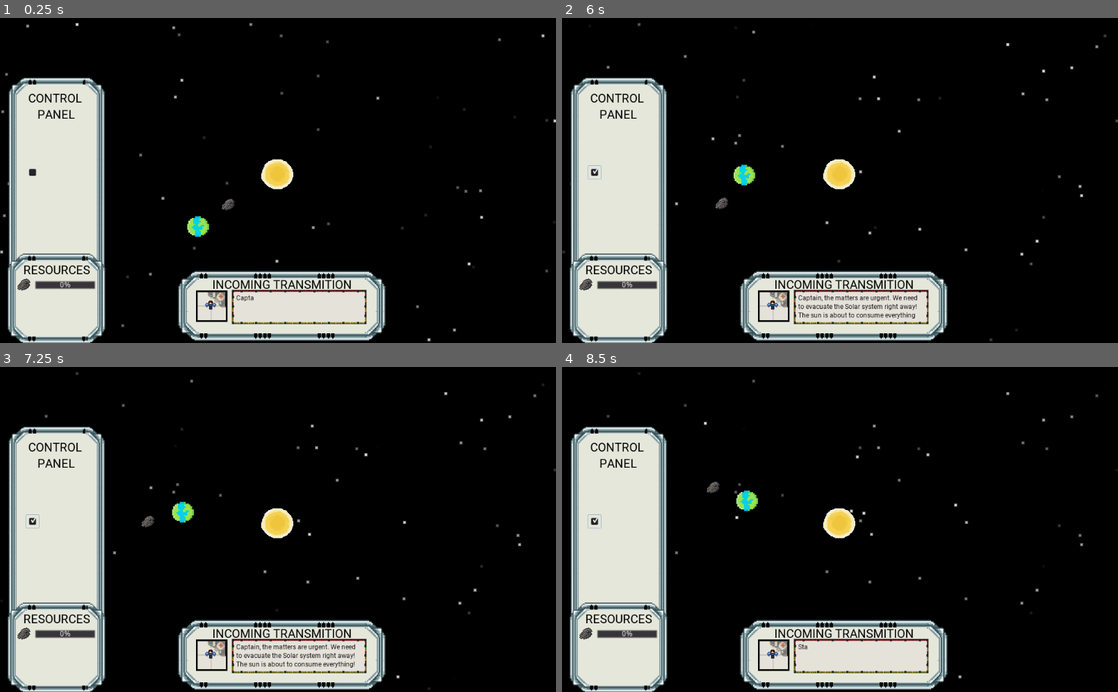
Above: before the commit, frames 1-4 (two rows, left to right).
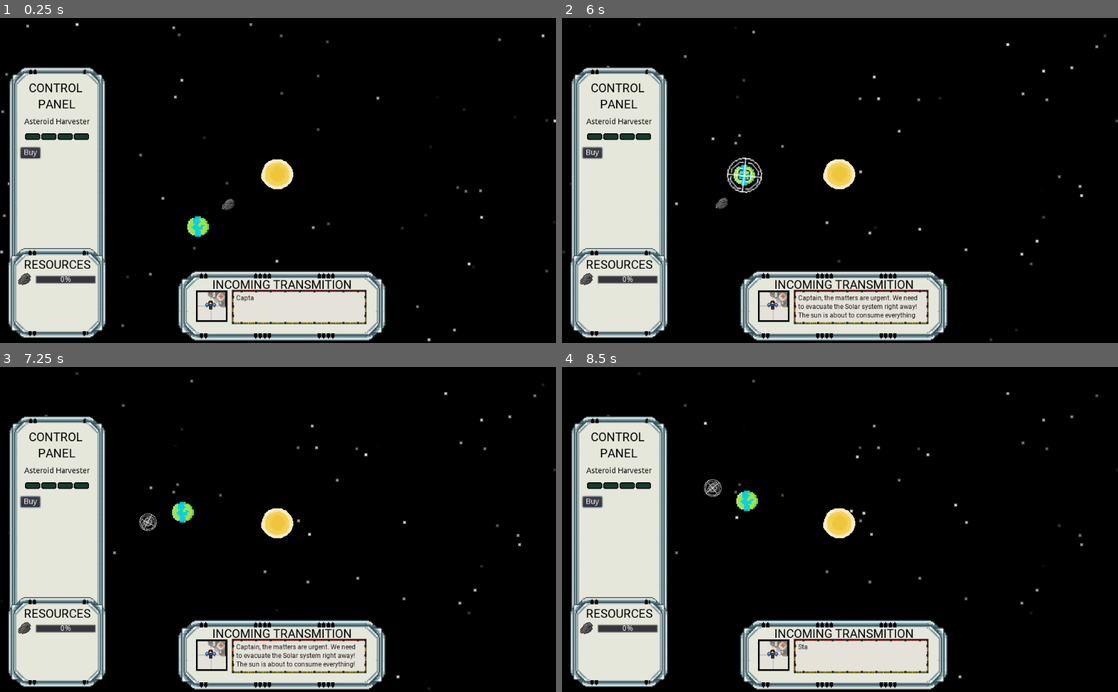
Above: after the commit, the same moments.

Repository: dev-cyprium/EndOfTheUniverse
Game: Godot game, scene res://Scenes/Main.tscn
The game is run twice, just before and just after one commit, with the same random seed, the same clock (stepped at 60 frames per second) and the same inputs.
Inputs (mouse positions are in pixels of both pictures, inside the frame that each line leads up to):
- Up to frame 1 (0.25 s): no input
- Up to frame 2 (6 s): click (595, 170) at 0.52 s; click (589, 151) at 1.25 s, where only the run after the commit has a clickable "Buy"; click (595, 170) at 2.02 s; click (589, 151) at 2.75 s, where only the run after the commit has a clickable "Buy"; click (595, 170) at 3.52 s; click (589, 151) at 4.25 s, where only the run after the commit has a clickable "Buy"; move the mouse to (862, 307) at 5.02 s; click (862, 307) at 5.17 s; move the mouse to (745, 177) at 5.77 s; click (745, 177) at 5.92 s
- Up to frame 3 (7.25 s): move the mouse to (155, 542) at 6.52 s; click (155, 542) at 6.67 s
- Up to frame 4 (8.5 s): move the mouse to (812, 594) at 7.27 s; click (812, 594) at 7.42 s; move the mouse to (1006, 578) at 8.02 s; click (1006, 578) at 8.17 s

The runs differ from the first frame. In frame 1, 5.9% of the frame differs, in the area x 1-20%, y 15-100%; in frame 2, 6.2%, in the area x 1-37%, y 15-100%; in frame 3, 6.0%; in frame 4, 6.0%.

Commit message:
finish the controll panel

Diff:
--- a/Scenes/GUI.tscn
+++ b/Scenes/GUI.tscn
@@ -7,6 +7,9 @@
 [ext_resource path="res://assets/medbay.png" type="Texture" id=5]
 [ext_resource path="res://assets/wire_gui.png" type="Texture" id=6]
 [ext_resource path="res://Scenes/RichTextLabel.gd" type="Script" id=7]
+[ext_resource path="res://assets/button_active.png" type="Texture" id=8]
+[ext_resource path="res://assets/button_inactive.png" type="Texture" id=9]
+[ext_resource path="res://Scripts/UI/Switch.gd" type="Script" id=10]
 
 [sub_resource type="DynamicFont" id=1]
 size = 22
@@ -25,6 +28,7 @@
 margin_top = -0.699368
 margin_right = -4.27411
 margin_bottom = -0.699402
+mouse_filter = 2
 __meta__ = {
 "_edit_use_anchors_": false
 }
@@ -32,10 +36,10 @@
 [node name="HUD" type="NinePatchRect" parent="."]
 anchor_top = 1.0
 anchor_bottom = 1.0
-margin_left = 9.0
-margin_top = -493.0
-margin_right = 186.0
-margin_bottom = -102.0
+margin_left = 10.4713
+margin_top = -511.67
+margin_right = 187.471
+margin_bottom = -120.67
 texture = ExtResource( 1 )
 patch_margin_left = 39
 patch_margin_top = 34
@@ -66,10 +70,10 @@
 [node name="Resources" type="NinePatchRect" parent="."]
 anchor_top = 1.0
 anchor_bottom = 1.0
-margin_left = 7.10994
-margin_top = -168.055
-margin_right = 187.11
-margin_bottom = -2.0553
+margin_left = 8.16255
+margin_top = -177.529
+margin_right = 188.163
+margin_bottom = -11.529
 texture = ExtResource( 1 )
 patch_margin_left = 36
 patch_margin_top = 34
@@ -201,8 +205,101 @@
 "_edit_use_anchors_": false
 }
 
-[node name="CheckBox" type="CheckBox" parent="."]
-margin_left = 41.2536
-margin_top = 269.735
-margin_right = 65.2536
-margin_bottom = 293.735
+[node name="Gauge" type="Control" parent="."]
+margin_left = 23.0807
+margin_top = 204.783
+margin_right = 172.081
+margin_bottom = 255.783
+script = ExtResource( 10 )
+__meta__ = {
+"_edit_use_anchors_": false
+}
+onState = ExtResource( 8 )
+offState = ExtResource( 9 )
+
+[node name="VBoxContainer" type="VBoxContainer" parent="Gauge"]
+anchor_right = 1.0
+anchor_bottom = 1.0
+margin_left = 8.0
+margin_top = -23.0
+margin_right = -6.0
+grow_horizontal = 0
+grow_vertical = 0
+__meta__ = {
+"_edit_use_anchors_": false
+}
+
+[node name="Label" type="Label" parent="Gauge/VBoxContainer"]
+margin_right = 135.0
+margin_bottom = 14.0
+custom_colors/font_color = Color( 0, 0, 0, 1 )
+text = "Asteroid Harvester"
+align = 1
+__meta__ = {
+"_edit_use_anchors_": false
+}
+
+[node name="HBoxContainer" type="HBoxContainer" parent="Gauge/VBoxContainer"]
+margin_top = 18.0
+margin_right = 135.0
+margin_bottom = 50.0
+custom_constants/separation = -2
+alignment = 1
+__meta__ = {
+"_edit_use_anchors_": false
+}
+
+[node name="Renderer#1" type="TextureRect" parent="Gauge/VBoxContainer/HBoxContainer"]
+margin_left = 6.0
+margin_right = 38.0
+margin_bottom = 32.0
+texture = ExtResource( 9 )
+__meta__ = {
+"_edit_use_anchors_": false
+}
+
+[node name="Renderer#2" type="TextureRect" parent="Gauge/VBoxContainer/HBoxContainer"]
+margin_left = 36.0
+margin_right = 68.0
+margin_bottom = 32.0
+texture = ExtResource( 9 )
+__meta__ = {
+"_edit_use_anchors_": false
+}
+
+[node name="Renderer#3" type="TextureRect" parent="Gauge/VBoxContainer/HBoxContainer"]
+margin_left = 66.0
+margin_right = 98.0
+margin_bottom = 32.0
+texture = ExtResource( 9 )
+__meta__ = {
+"_edit_use_anchors_": false
+}
+
+[node name="Renderer#4" type="TextureRect" parent="Gauge/VBoxContainer/HBoxContainer"]
+margin_left = 96.0
+margin_right = 128.0
+margin_bottom = 32.0
+texture = ExtResource( 9 )
+__meta__ = {
+"_edit_use_anchors_": false
+}
+
+[node name="HBoxContainer2" type="HBoxContainer" parent="Gauge/VBoxContainer"]
+margin_top = 54.0
+margin_right = 135.0
+margin_bottom = 74.0
+__meta__ = {
+"_edit_use_anchors_": false
+}
+
+[node name="MarginContainer" type="MarginContainer" parent="Gauge/VBoxContainer/HBoxContainer2"]
+margin_left = 8.0
+margin_right = 36.0
+margin_bottom = 20.0
+
+[node name="Buy" type="Button" parent="Gauge/VBoxContainer/HBoxContainer2/MarginContainer"]
+margin_right = 36.0
+margin_bottom = 20.0
+text = "Buy"
+align = 0
--- a/Scripts/Clickable.gd
+++ b/Scripts/Clickable.gd
@@ -5,7 +5,6 @@
 
 func _ready():
 	var manager = get_tree().get_nodes_in_group("manager")
-	print("MANAGER: ", manager)
 	var _ret = self.connect("ItemSelected", manager[0], "_handle_selected")
 
 func spawn_selection(node):
--- /dev/null
+++ b/Scripts/UI/Switch.gd
@@ -0,0 +1,9 @@
+extends Node
+tool
+
+export(Texture) var onState;
+export(Texture) var offState;
+
+func _ready():
+	for child in get_child(0).get_child(1).get_children():
+		child.texture = offState;
Not shown: 1 places in Scenes/GUI.tscn that only renumber resources
Binary file added: assets/button_active.png
Not shown, added: assets/button_active.png.import
Binary file added: assets/button_inactive.png
Not shown, added: assets/button_inactive.png.import
